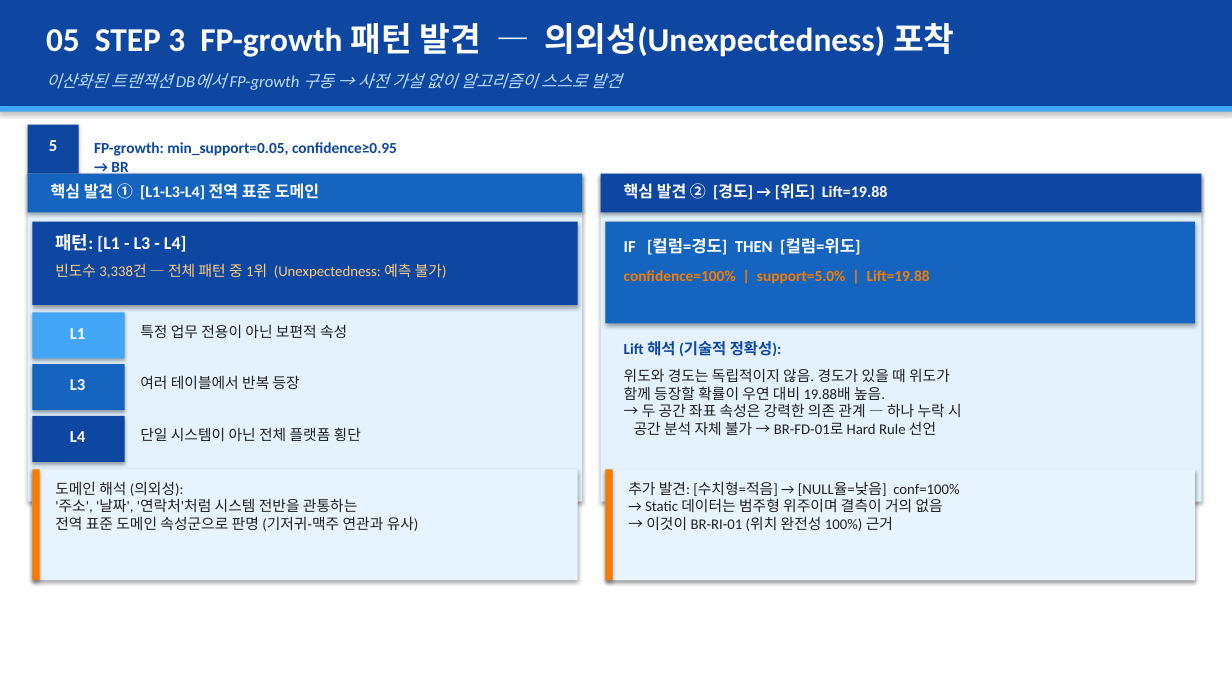
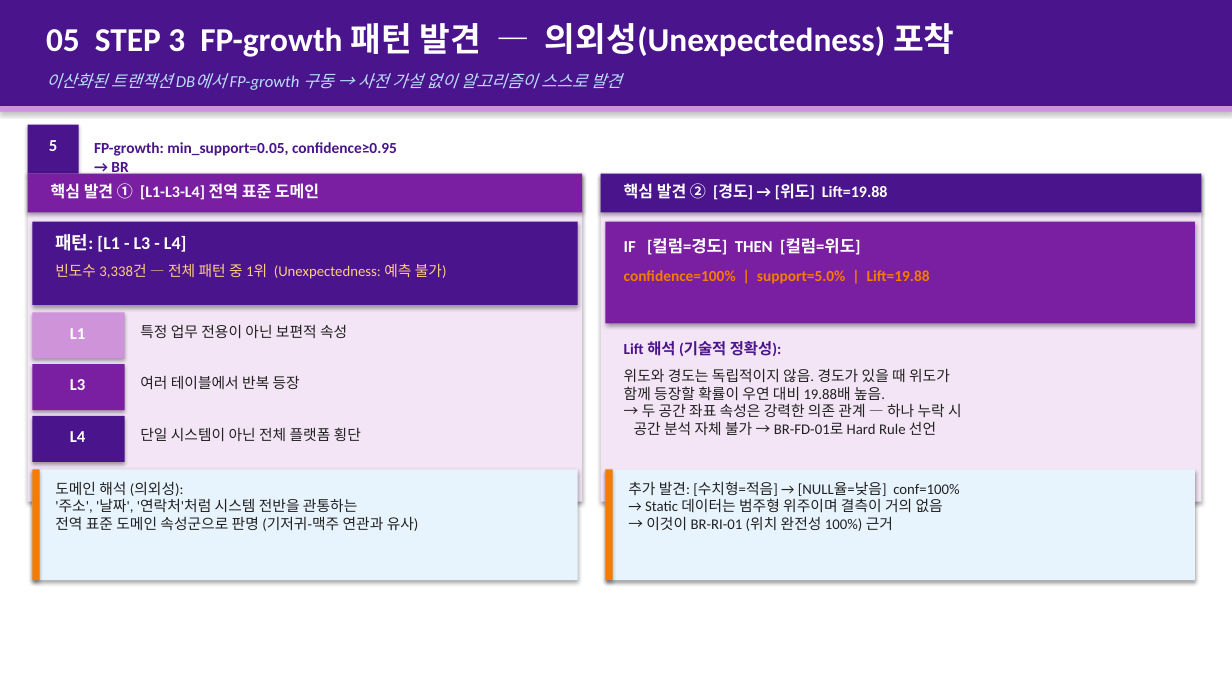
Before and after one commit to yimju/DataIntelligence-project, a slide deck: slide 6 of 스마트시티_데이터거버넌스_BR마이닝_v4.pptx. Drawn at 1232x693 pixels with LibreOffice and Linux fonts; fonts in the diff are those of the drawing. Boxes give left, top, right and bottom in pixels: in the first picture for what was removed or moved away, otherwise in the second. Text is boxed around its words. In the diff, an @@ line names an element or a change of style, - is before the commit and + after.

```diff
--- a/스마트시티_데이터거버넌스_BR마이닝_v4.pptx
+++ b/스마트시티_데이터거버넌스_BR마이닝_v4.pptx
@@ rectangle at (0, 106, 1232, 112): fill #42A5F5 to #CE93D8 @@
@@ text "FP-growth: min_support=0.05, confidence≥0.95 → BR" at (94, 142, 397, 177): text colour #0D47A1 to #4A148C @@
@@ rectangle at (28, 174, 582, 502): fill #E3F2FD to #F3E5F5 @@
@@ rectangle at (601, 174, 1202, 502): fill #E3F2FD to #F3E5F5 @@
@@ rectangle at (32, 312, 125, 359): fill #42A5F5 to #CE93D8 @@
@@ text "Lift 해석 (기술적 정확성):" at (624, 341, 782, 356): text colour #0D47A1 to #4A148C @@
@@ fill #1565C0 to #7B1FA2 in 3 elements at (28, 174, 582, 213), (605, 222, 1195, 323), (32, 364, 125, 410) @@
@@ fill #0D47A1 to #4A148C in 5 elements at (0, 0, 1232, 106), (28, 125, 79, 176), (32, 222, 578, 305), (601, 174, 1202, 213), (32, 416, 125, 462) @@
```
Also in this commit, not shown: 10 other slides changed.
